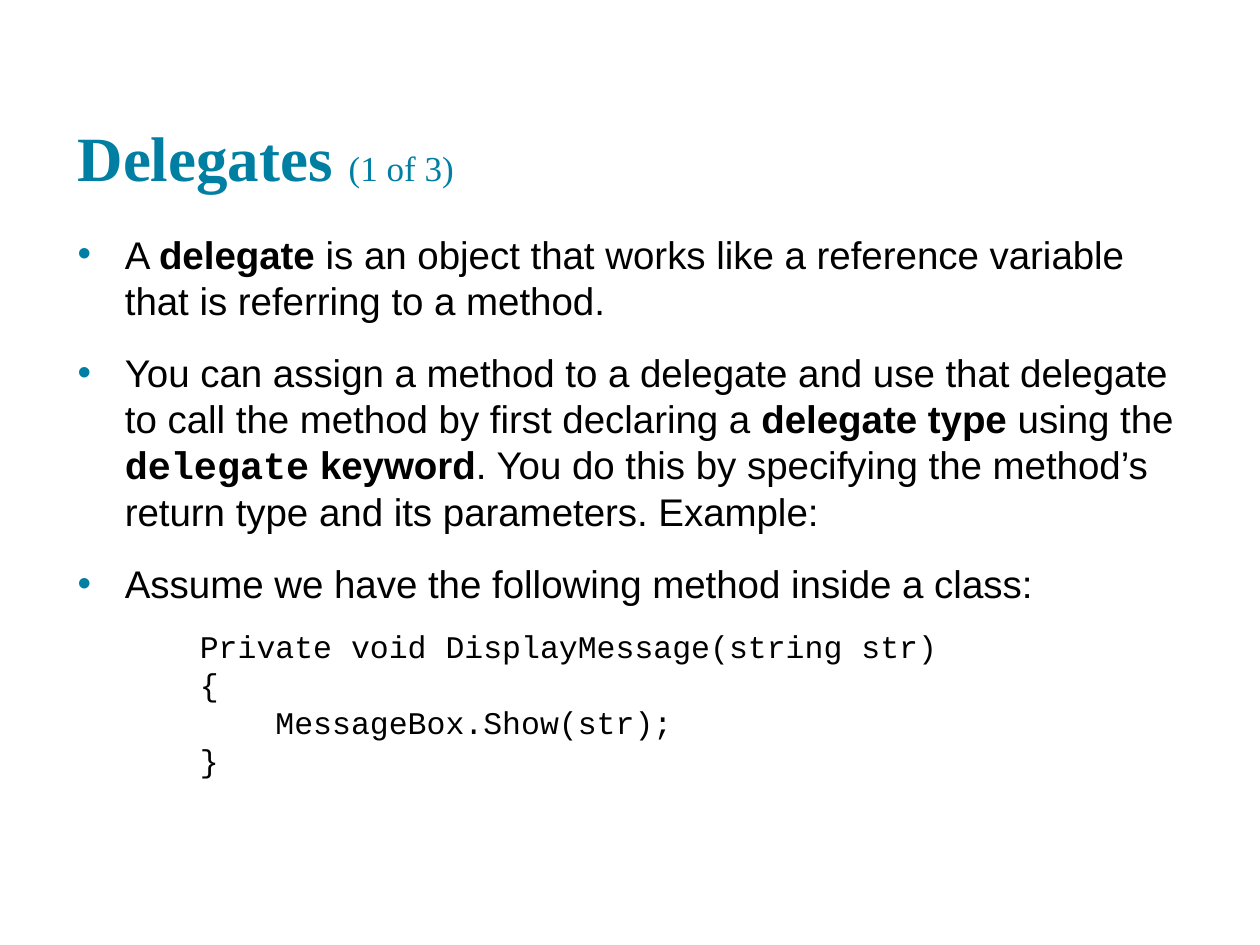
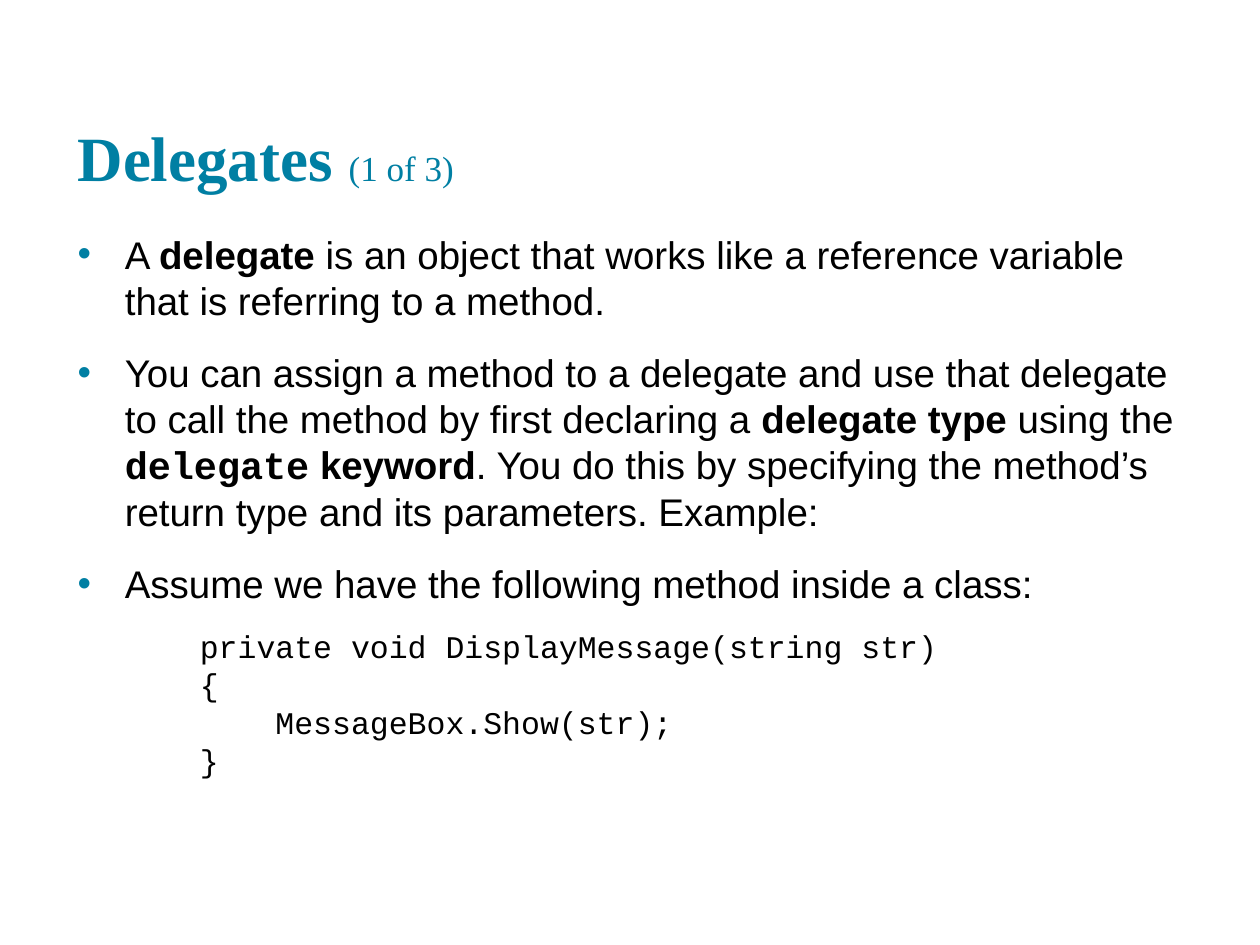
Before and after one commit to mgasoit/csharp_training, a slide deck: slide 2 of ppt/14. C# - Delegates, Anonymous Methods, and Lambda Expressions.pptx. Drawn at 1260x945 pixels with LibreOffice and Linux fonts; fonts in the diff are those of the drawing. Boxes give left, top, right and bottom in pixels: in the first picture for what was removed or moved away, otherwise in the second. Text is boxed around its words. In the diff, an @@ line names an element or a change of style, - is before the commit and + after.

Commit message:
modify 14

```diff
--- a/ppt/14. C# - Delegates, Anonymous Methods, and Lambda Expressions.pptx
+++ b/ppt/14. C# - Delegates, Anonymous Methods, and Lambda Expressions.pptx
@@ text at [200, 636, 937, 665]: text changed @@
-    Private void DisplayMessage(string str)
+    private void DisplayMessage(string str)
```
Also in this commit, not shown: 2 other slides changed, 3 slides added.
